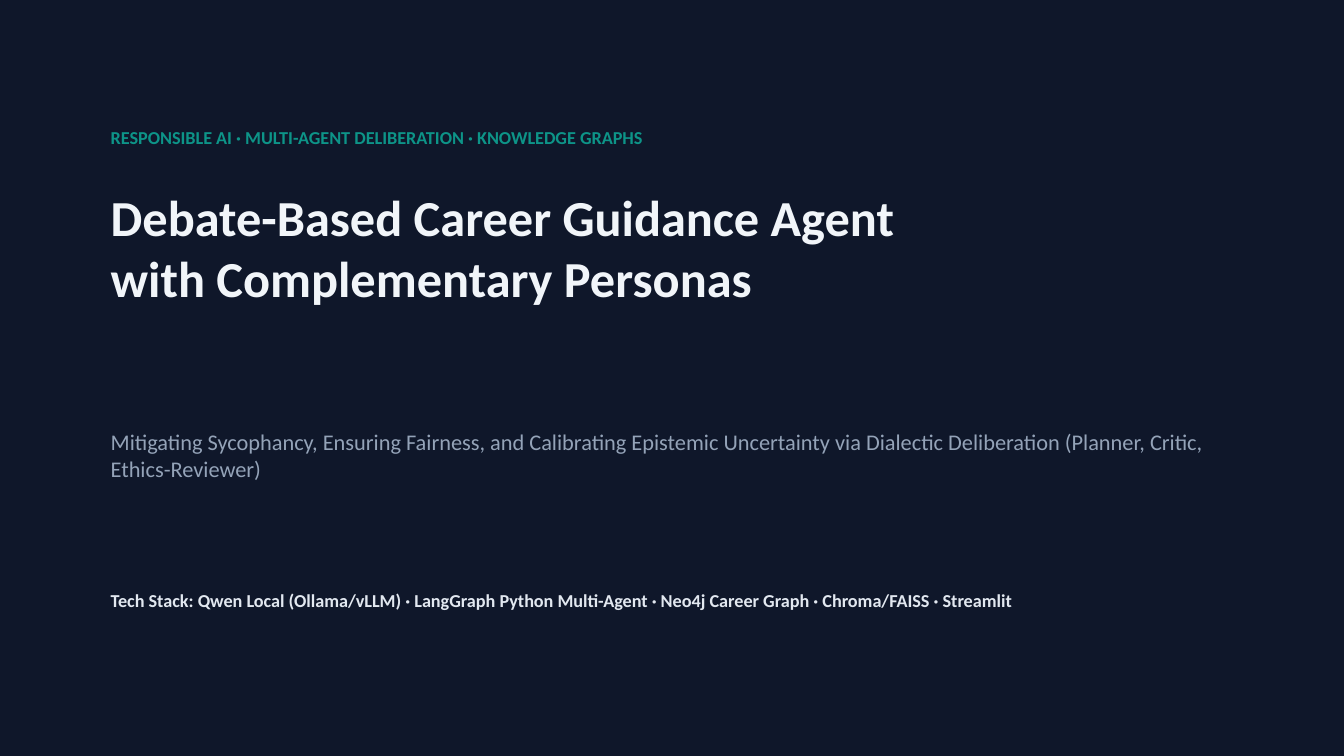
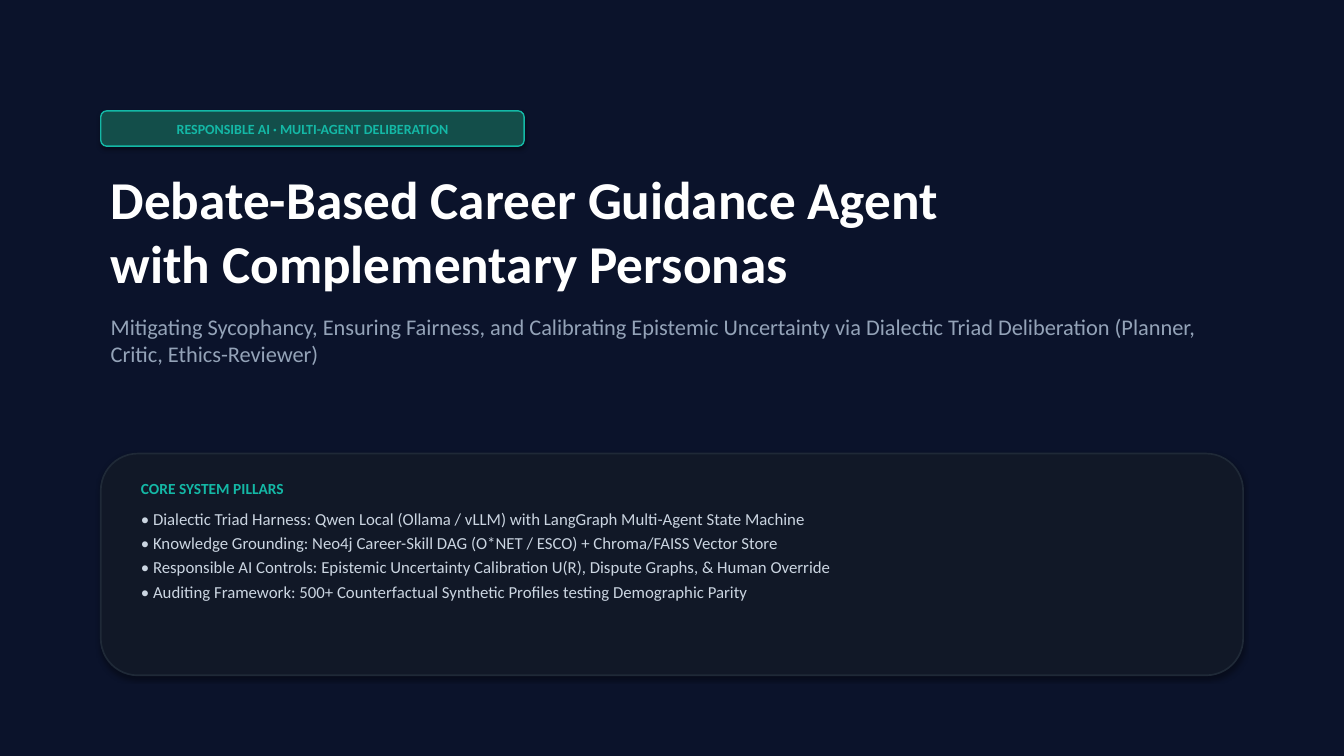
Before and after one commit to parth2024-tech/rai-project, a slide deck: slide 1 of Debate_Career_Guidance_Agent_Presentation.pptx. Drawn at 1344x756 pixels with LibreOffice and Linux fonts; fonts in the diff are those of the drawing. Boxes give left, top, right and bottom in pixels: in the first picture for what was removed or moved away, otherwise in the second. Text is boxed around its words. In the diff, an @@ line names an element or a change of style, - is before the commit and + after.

```diff
--- a/Debate_Career_Guidance_Agent_Presentation.pptx
+++ b/Debate_Career_Guidance_Agent_Presentation.pptx
@@ rectangle at (0, 0, 1344, 756): fill #0F172A to #0B132B @@
@@ rounded rectangle "RESPONSIBLE AI · MULTI-AGENT DELIBERATION": place and size @@
-rounded rectangle "RESPONSIBLE AI · MULTI-AGENT DELIBERATION" at (111, 132, 643, 144)
+rounded rectangle "RESPONSIBLE AI · MULTI-AGENT DELIBERATION" at (101, 111, 524, 146)
@@ rounded rectangle "RESPONSIBLE AI · MULTI-AGENT DELIBERATION" at (101, 111, 524, 146): vertical alignment top to middle; fill none to #134E4A; outline none to #14B8A6 1 pt; shadow on @@
@@ text in rounded rectangle at (177, 125, 448, 134): text changed; size 13 to 10 pt; text colour #0D9488 to #14B8A6 @@
-RESPONSIBLE AI · MULTI-AGENT DELIBERATION · KNOWLEDGE GRAPHS
+RESPONSIBLE AI · MULTI-AGENT DELIBERATION
@@ text "Debate-Based Career Guidance Agent with ...": place and size @@
-text "Debate-Based Career Guidance Agent with ..." at (111, 200, 894, 305)
+text "Debate-Based Career Guidance Agent with ..." at (111, 181, 1195, 365)
@@ text at (111, 181, 938, 292): size 36 to 38 pt, text colour #F1F5F9 to #FFFFFF in "Debate-Based Career Guidance Agent with Complementary Person ..."; more space between paragraphs @@
@@ text at (111, 319, 1195, 365): paragraph added @@
+Mitigating Sycophancy, Ensuring Fairness, and Calibrating Epistemic Uncertainty via Dialectic Triad Deliberation (Planner, Critic, Ethics-Reviewer)
@@ text removed at (111, 434, 1202, 480) @@
-Mitigating Sycophancy, Ensuring Fairness, and Calibrating Epistemic Uncertainty via Dialectic Deliberation (Planner, Critic, Ethics-Reviewer)
@@ rounded rectangle added at (101, 454, 1243, 676), fill #111827, outline #1F2937 1.2 pt @@
@@ text at (141, 484, 831, 601): text changed; size 13 to 12 pt; text colour #E2E8F0 to #CBD5E1; bold off @@
-Tech Stack: Qwen Local (Ollama/vLLM) · LangGraph Python Multi-Agent · Neo4j Career Graph · Chroma/FAISS · Streamlit
+CORE SYSTEM PILLARS
+• Dialectic Triad Harness: Qwen Local (Ollama / vLLM) with LangGraph Multi-Agent State Machine
+• Knowledge Grounding: Neo4j Career-Skill DAG (O*NET / ESCO) + Chroma/FAISS Vector Store
+• Responsible AI Controls: Epistemic Uncertainty Calibration U(R), Dispute Graphs, & Human Override
+• Auditing Framework: 500+ Counterfactual Synthetic Profiles testing Demographic Parity
```
Also in this commit, not shown: 2 other slides changed, 11 slides added, 8 slides removed, 3 other files.
